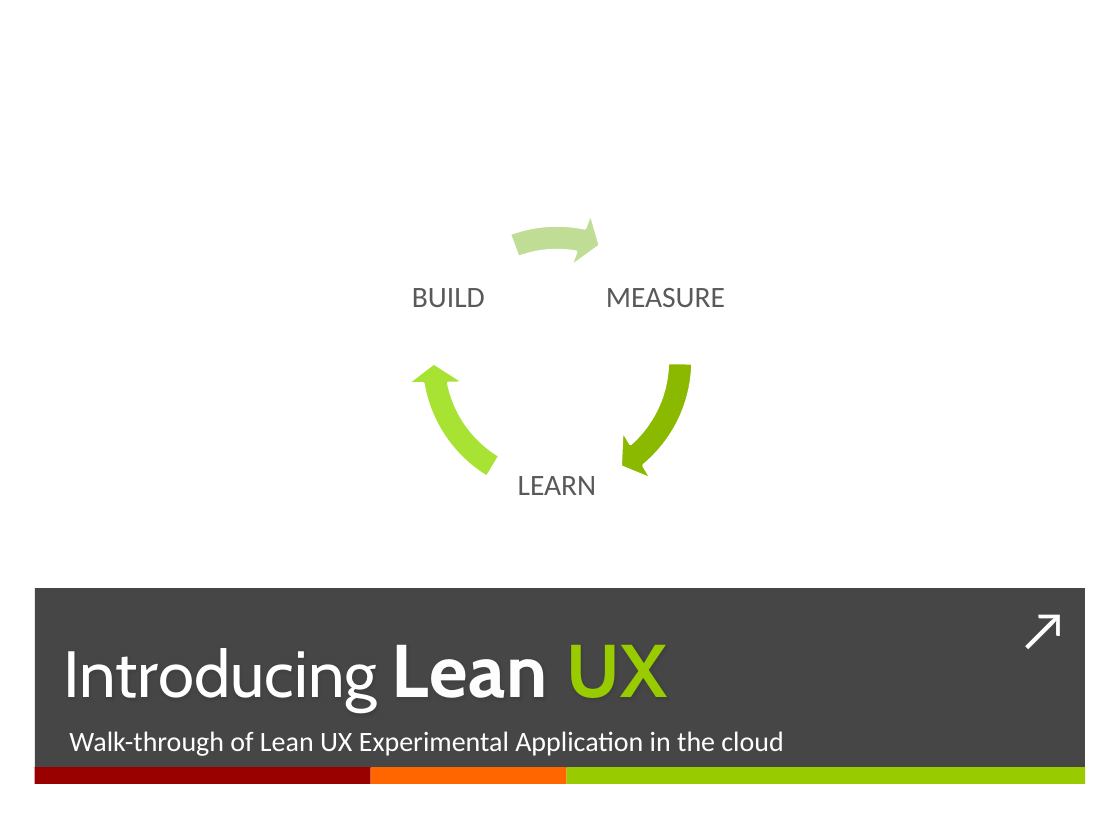
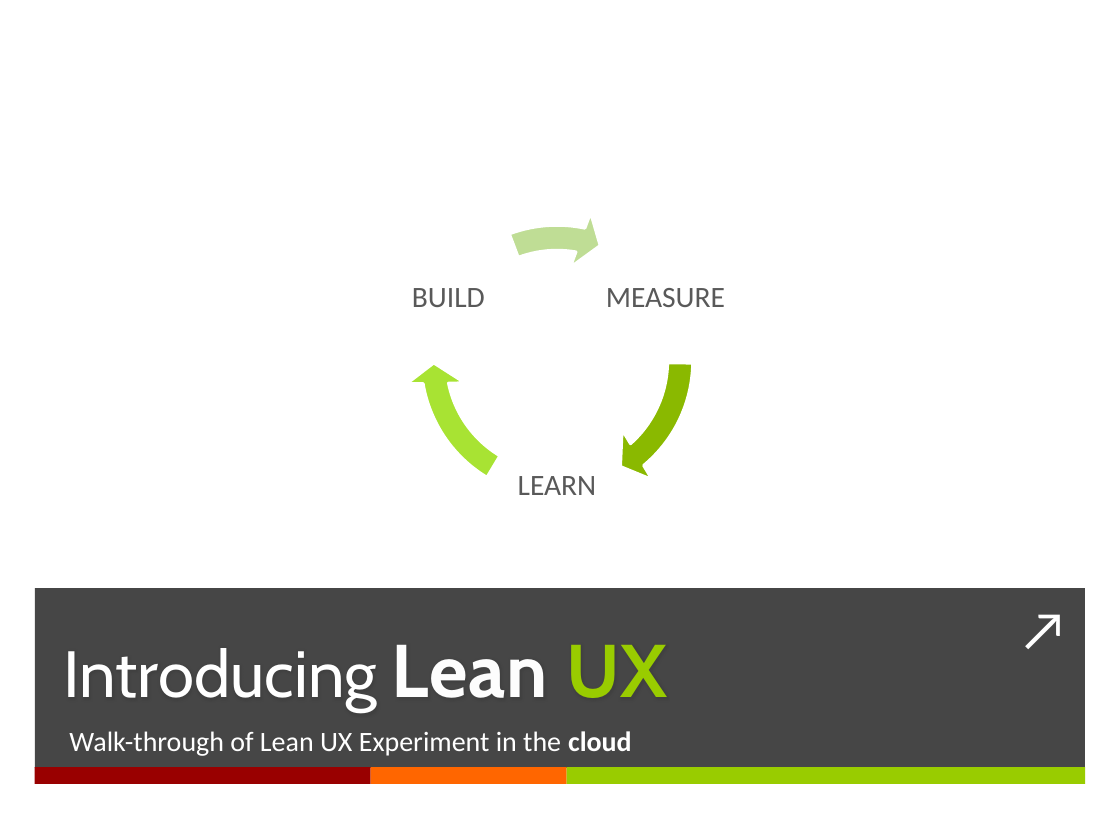
Before and after one commit to DannyDouglass/LeanUx, a slide deck: slide 6 of docs/presentations/LeanUx - IT Management.pptx. Drawn at 1120x840 pixels with LibreOffice and Linux fonts; fonts in the diff are those of the drawing. Boxes give left, top, right and bottom in pixels: in the first picture for what was removed or moved away, otherwise in the second. Text is boxed around its words. In the diff, an @@ line names an element or a change of style, - is before the commit and + after.

```diff
--- a/docs/presentations/LeanUx - IT Management.pptx
+++ b/docs/presentations/LeanUx - IT Management.pptx
@@ text at [69,731,632,756]: text changed @@
-Walk-through of Lean UX Experimental Application in the cloud
+Walk-through of Lean UX Experiment in the cloud
```
Also in this commit, not shown: 4 other slides changed, 1 slide added.
